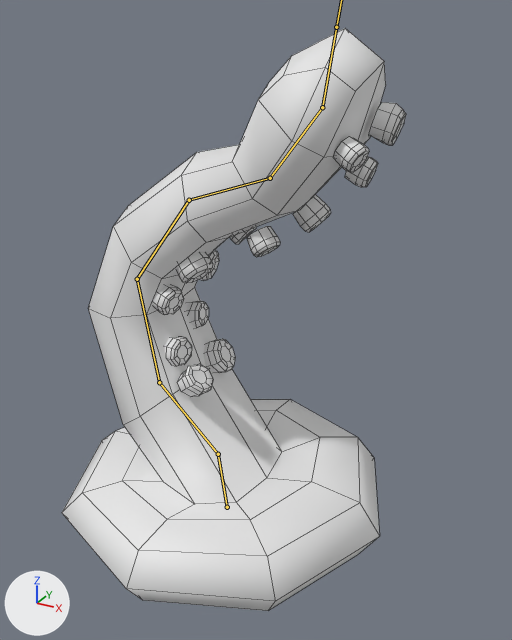
An edit to the FBX model XenoRaceUnity/Assets/Art/Meshes/Tentacle.fbx, drawn before and after from the same camera.
Rendered twice from a 50 mm camera at (0.771, -1.25, 1.164) aimed at (0.082, 0.002, 0.538). Lighting does not change. The marker at lower left points along +X, +Y and +Z. Both versions are drawn at frame 20 of the action 'Twitch'; the numbers are the values there. The bones that bend it are drawn over the model as lines. Mesh edges are drawn as thin lines.

The first picture shows 'tentacle'.
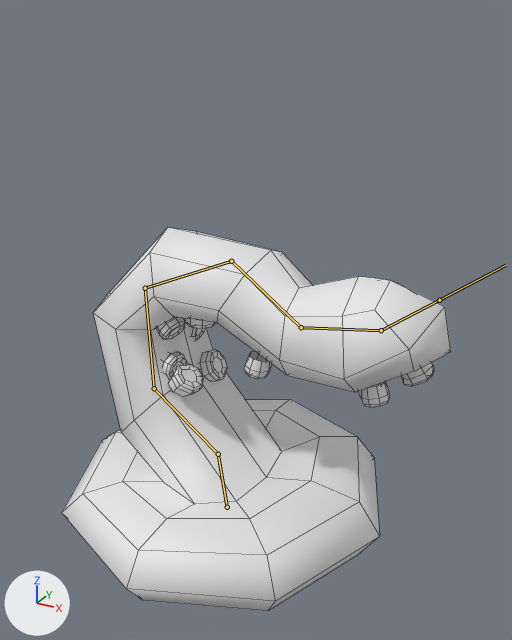
Location of each change, [x1, y1, x2, y2] in pixels of the pictures (512 x 640 px):
```json
{"object": "tentacle", "change": "posed", "before": [62, 28, 406, 611], "after": [62, 227, 451, 611], "on screen": "13% wider, 34% shorter"}
{"bone": "Bone.001", "before": "(218, 454) to (159, 382)", "after": "(218, 454) to (154, 388)"}
{"bone": "Bone.002", "before": "(159, 382) to (137, 279)", "after": "(154, 388) to (145, 288)"}
{"bone": "Bone.003", "before": "(137, 279) to (189, 200)", "after": "(145, 288) to (231, 261)"}
{"bone": "Bone.004", "before": "(189, 200) to (270, 178)", "after": "(231, 261) to (301, 327)"}
{"bone": "Bone.005", "before": "(270, 178) to (322, 107)", "after": "(301, 327) to (381, 330)"}
```

Scene script edits in JSON lines:
```json
{"block": "bone_bone_001", "where": "bone_bone_001 = bpy.data.objects['Armature'].pose.bones['Bone.001']  # child of 'Root'"}
{"op": "set", "path": "bone_bone_001.rotation_quaternion", "old": "(0.948, 0.0, 0.0, 0.318)", "new": "(0.925, 0.0, 0.0, 0.38)", "note": "degrees (0, 0, 37) -> degrees (0, 0, 45)"}
{"block": "bone_bone_002", "where": "bone_bone_002 = bpy.data.objects['Armature'].pose.bones['Bone.002']  # child of 'Bone.001'"}
{"op": "set", "path": "bone_bone_002.rotation_quaternion", "old": "(0.957, 0.0, 0.0, -0.291)", "new": "(0.905, 0.0, 0.0, -0.425)", "note": "degrees (0, 0, -34) -> degrees (0, 0, -50)"}
{"block": "bone_bone_003", "where": "bone_bone_003 = bpy.data.objects['Armature'].pose.bones['Bone.003']  # child of 'Bone.002'"}
{"op": "set", "path": "bone_bone_003.rotation_quaternion", "old": "(0.939, 0.0, 0.0, -0.344)", "new": "(0.865, 0.0, 0.0, -0.502)", "note": "degrees (0, 0, -40) -> degrees (0, 0, -60)"}
{"block": "bone_bone_004", "where": "bone_bone_004 = bpy.data.objects['Armature'].pose.bones['Bone.004']  # child of 'Bone.003'"}
{"op": "set", "path": "bone_bone_004.rotation_quaternion", "old": "(0.969, 0.0, 0.0, -0.249)", "new": "(0.889, 0.0, 0.0, -0.458)", "note": "degrees (0, 0, -29) -> degrees (0, 0, -54)"}
{"block": "bone_bone_005", "where": "bone_bone_005 = bpy.data.objects['Armature'].pose.bones['Bone.005']  # child of 'Bone.004'"}
{"op": "set", "path": "bone_bone_005.rotation_quaternion", "old": "(0.954, 0.0, 0.0, 0.3)", "new": "(0.917, 0.0, 0.0, 0.4)", "note": "degrees (0, 0, 35) -> degrees (0, 0, 47)"}
```
